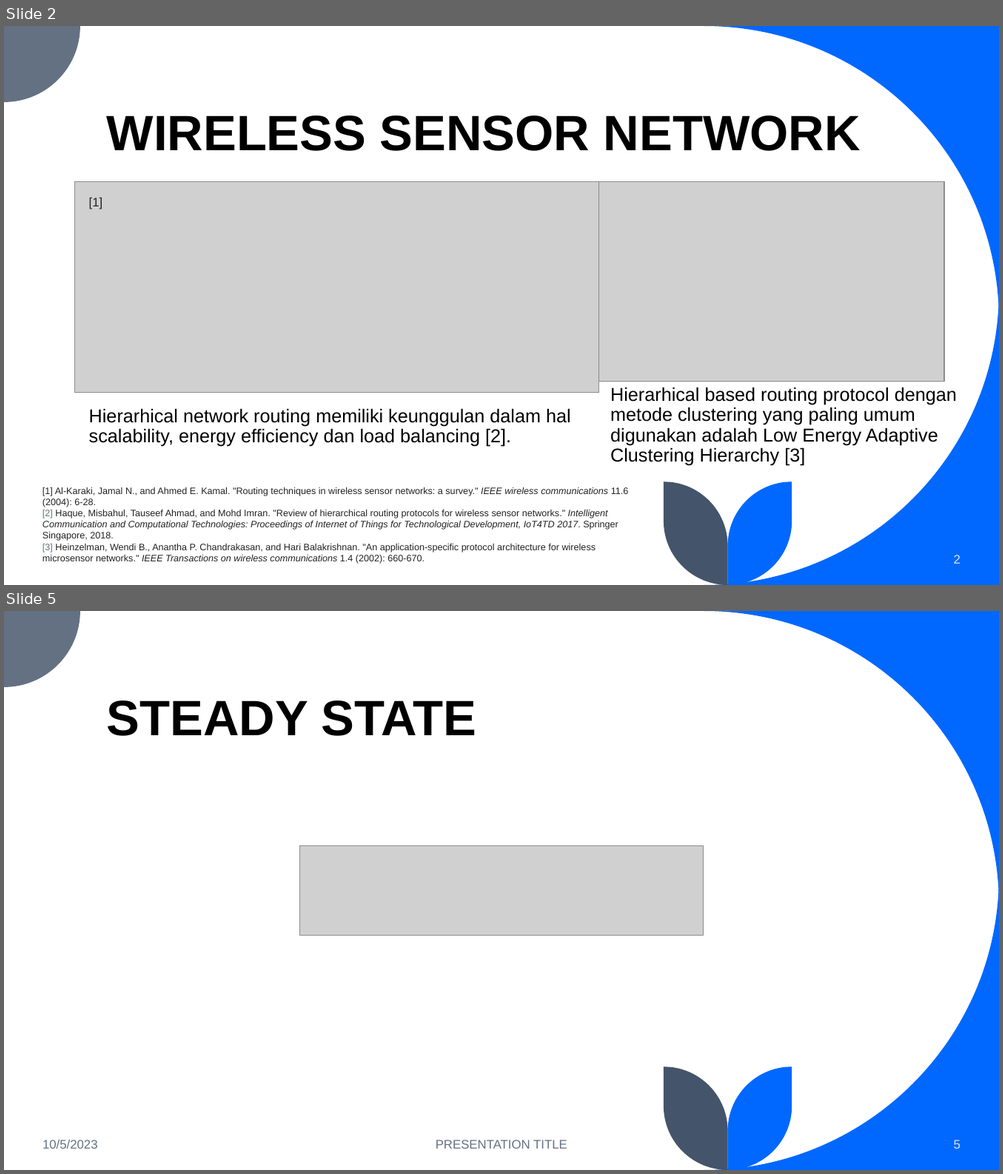
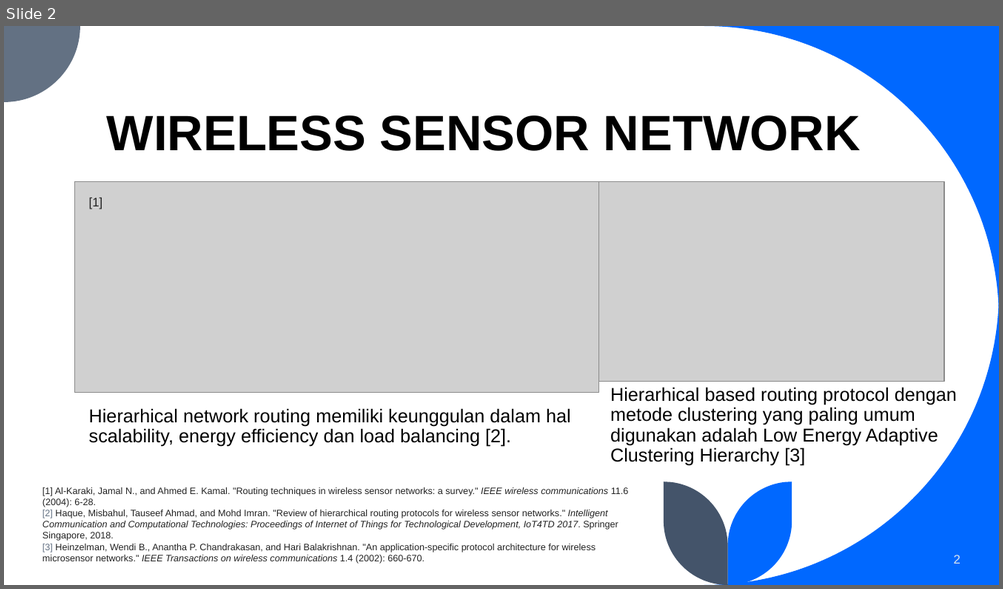
Before and after one commit to BiggusMaximus/Multi-Hop-Q-Learning-LEACH, a slide deck: bimbingan/Bimbingan 1.pptx. Shown one above the other, each under a label of ours: slides 2 and 5 before the commit, slide 2 after it; the slides between them are not shown. The pictures are 1003x1174 and 1003x589 pixels, drawn with LibreOffice and Linux fonts; fonts in the diff are those of the drawing; grey boxes stand for pictures. Boxes give left, top, right and bottom in pixels: in the first picture for what was removed or moved away, otherwise in the second. Text is boxed around its words. In the diff, an @@ line names an element or a change of style, - is before the commit and + after.

```diff
--- a/bimbingan/Bimbingan 1.pptx
+++ b/bimbingan/Bimbingan 1.pptx
@@ slide 5 removed at (x1=4, y1=611, x2=999, y2=1170), background #FFFFFF; not listed: 5 template elements that a slide beside it also shows @@
@@ title removed at (x1=107, y1=701, x2=476, y2=736) @@
-STEADY STATE
@@ picture removed at (x1=299, y1=846, x2=704, y2=935) @@
@@ text removed at (x1=42, y1=1140, x2=98, y2=1149) @@
-10/5/2023
@@ text removed at (x1=435, y1=1140, x2=567, y2=1149) @@
-PRESENTATION TITLE
@@ page number removed at (x1=953, y1=1140, x2=960, y2=1149) @@
-5
```
Also in this commit, not shown: 4 slides changed, 4 slides added, 1 other slide removed, 52 other files.
